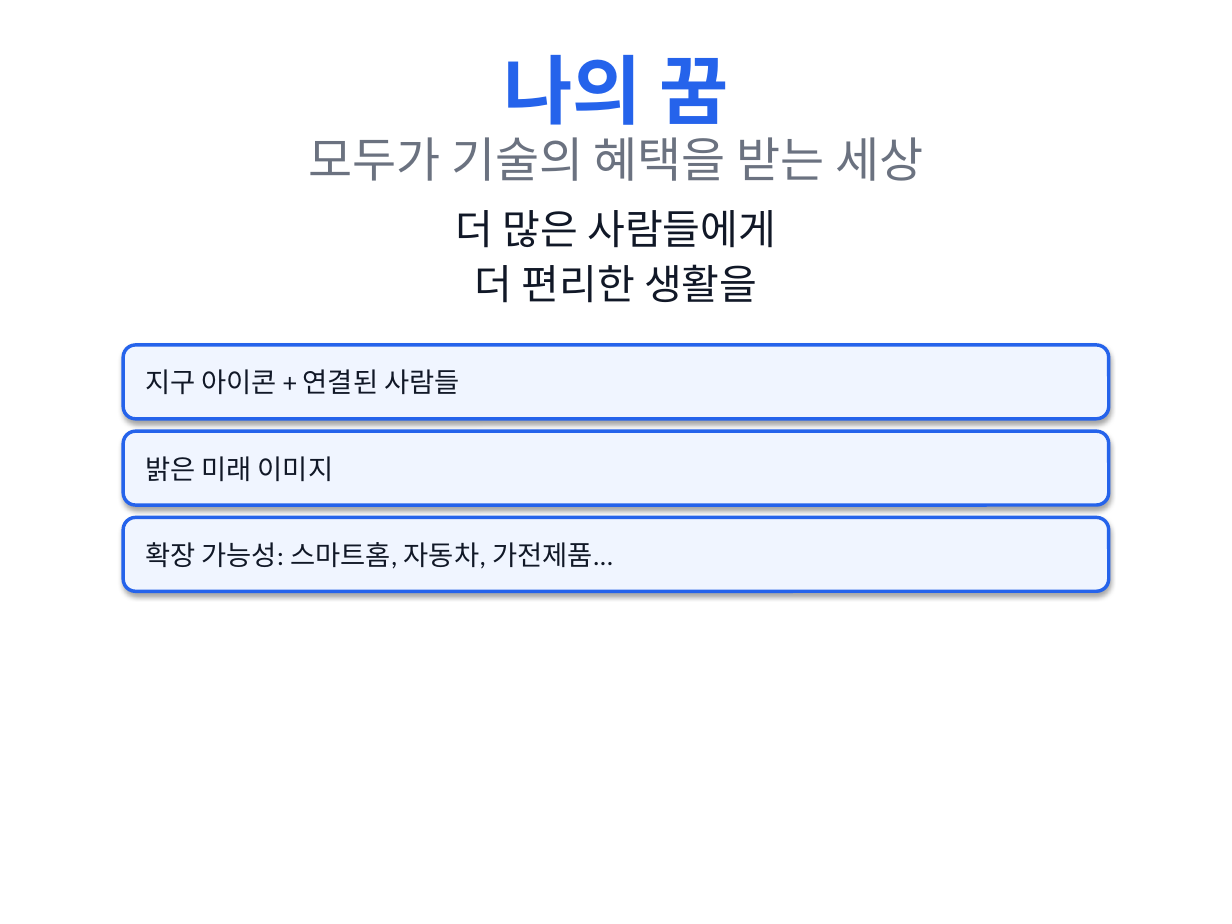
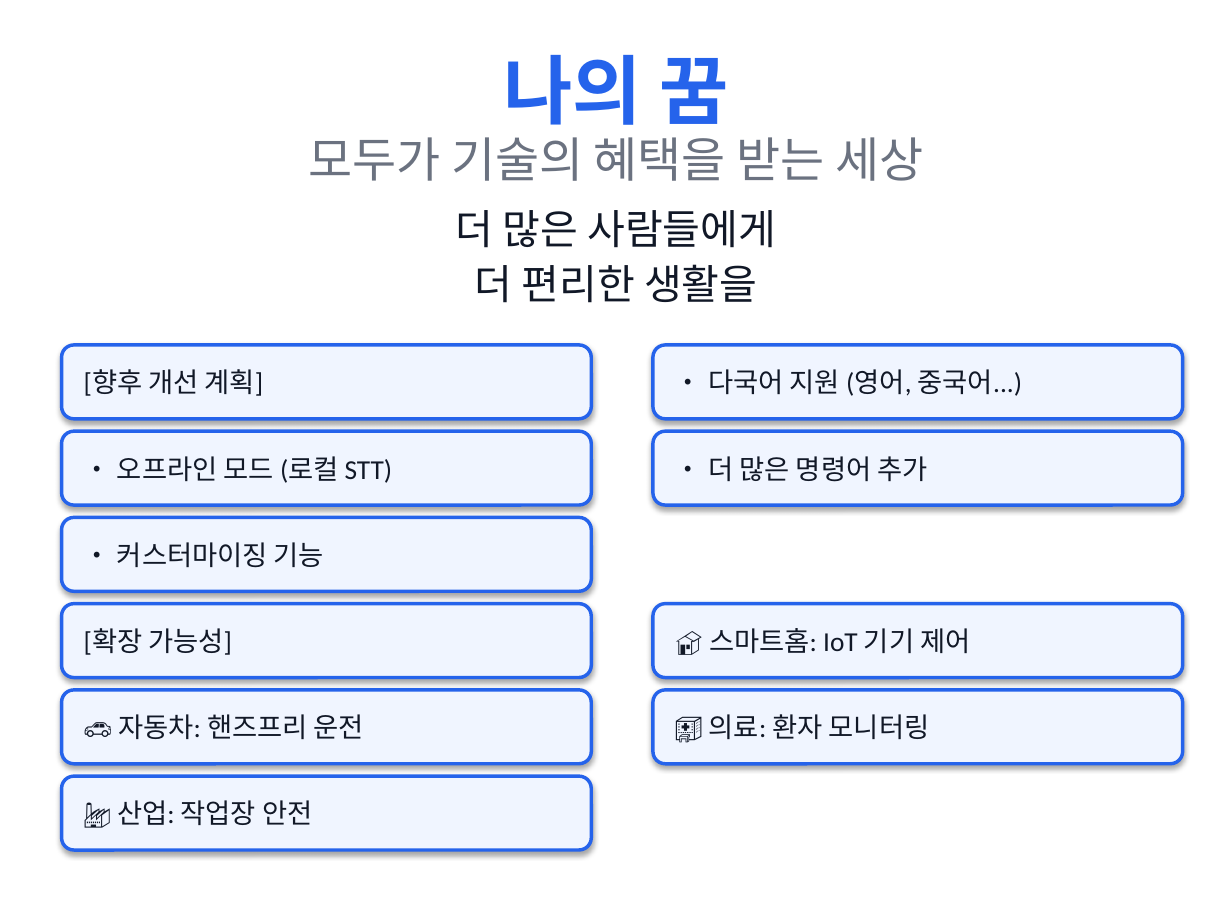
Before and after one commit to twoLoop-40/SoundToAct, a slide deck: slide 9 of presentations/output/SoundToAct_TextBased_Presentation.pptx. Drawn at 1232x924 pixels with LibreOffice and Linux fonts; fonts in the diff are those of the drawing. Boxes give left, top, right and bottom in pixels: in the first picture for what was removed or moved away, otherwise in the second. Text is boxed around its words. In the diff, an @@ line names an element or a change of style, - is before the commit and + after.

```diff
--- a/presentations/output/SoundToAct_TextBased_Presentation.pptx
+++ b/presentations/output/SoundToAct_TextBased_Presentation.pptx
@@ rounded rectangle "[향후 개선 계획]": place and size @@
-rounded rectangle "[향후 개선 계획]" at box(123, 345, 1109, 419)
+rounded rectangle "[향후 개선 계획]" at box(62, 345, 591, 419)
@@ rounded rectangle "• 다국어 지원 (영어, 중국어...)": place and size @@
-rounded rectangle "• 다국어 지원 (영어, 중국어...)" at box(123, 431, 1109, 505)
+rounded rectangle "• 다국어 지원 (영어, 중국어...)" at box(653, 345, 1183, 419)
@@ text in rounded rectangle at box(84, 369, 264, 396): text changed @@
-지구 아이콘 + 연결된 사람들
+[향후 개선 계획]
@@ text in rounded rectangle at box(708, 369, 1022, 396): text changed @@
-밝은 미래 이미지
+• 다국어 지원 (영어, 중국어...)
@@ rounded rectangle added at box(62, 431, 591, 505), fill #F0F5FF, outline #2563EB 2 pt, 16 pt, text #111827 @@
+• 오프라인 모드 (로컬 STT)
@@ rounded rectangle added at box(653, 431, 1183, 505), fill #F0F5FF, outline #2563EB 2 pt, 16 pt, text #111827 @@
+• 더 많은 명령어 추가
@@ rounded rectangle added at box(62, 517, 591, 591), fill #F0F5FF, outline #2563EB 2 pt, 16 pt, text #111827 @@
+• 커스터마이징 기능
@@ rounded rectangle removed at box(123, 517, 1109, 591) @@
-확장 가능성: 스마트홈, 자동차, 가전제품...
@@ rounded rectangle added at box(62, 604, 591, 678), fill #F0F5FF, outline #2563EB 2 pt, 16 pt, text #111827 @@
+[확장 가능성]
@@ rounded rectangle added at box(653, 604, 1183, 678), fill #F0F5FF, outline #2563EB 2 pt, 16 pt, text #111827 @@
+🏠 스마트홈: IoT 기기 제어
@@ rounded rectangle added at box(62, 690, 591, 764), fill #F0F5FF, outline #2563EB 2 pt, 16 pt, text #111827 @@
+🚗 자동차: 핸즈프리 운전
@@ rounded rectangle added at box(653, 690, 1183, 764), fill #F0F5FF, outline #2563EB 2 pt, 16 pt, text #111827 @@
+🏥 의료: 환자 모니터링
@@ rounded rectangle added at box(62, 776, 591, 850), fill #F0F5FF, outline #2563EB 2 pt, 16 pt, text #111827 @@
+🏭 산업: 작업장 안전
```
Also in this commit, not shown: 6 other slides changed, 3 slides added, 3 slides removed, 4 other files.
